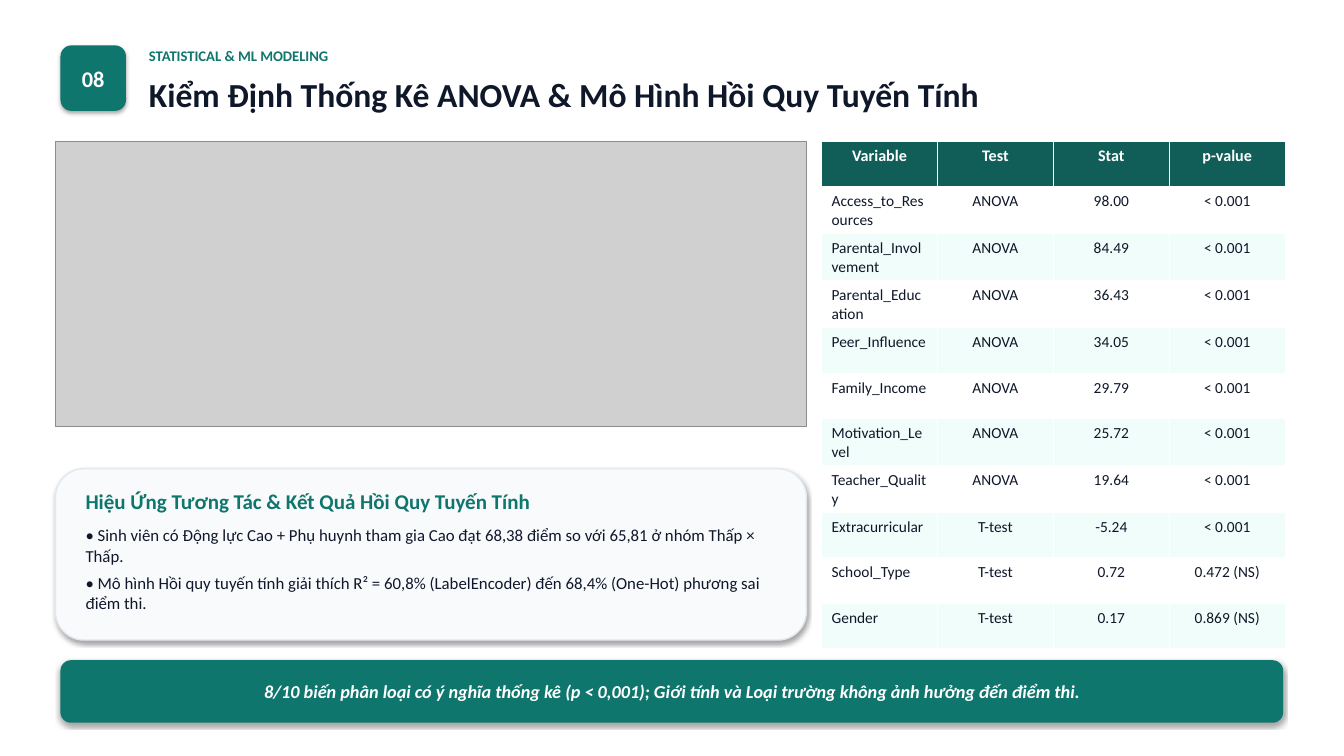
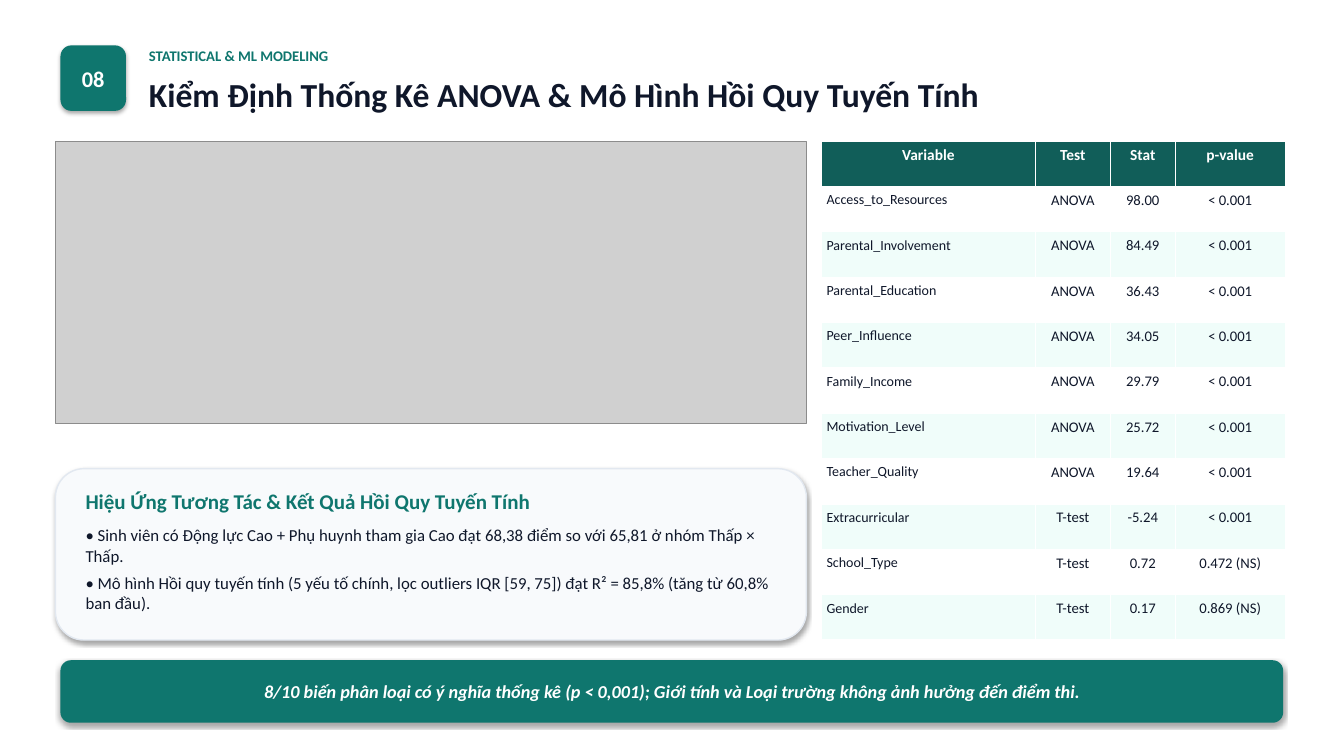
Before and after one commit to baole16/ADY201m, a slide deck: slide 10 of 2_Slide/Slide_VI.pptx. Drawn at 1344x756 pixels with LibreOffice and Linux fonts; fonts in the diff are those of the drawing; grey boxes stand for pictures. Boxes give left, top, right and bottom in pixels: in the first picture for what was removed or moved away, otherwise in the second. Text is boxed around its words. In the diff, an @@ line names an element or a change of style, - is before the commit and + after.

```diff
--- a/2_Slide/Slide_VI.pptx
+++ b/2_Slide/Slide_VI.pptx
@@ table at (822,141,1286,640) @@
@@ size 11.5 to 11 pt in "Variable", "Test", "Stat", "p-value" @@
@@ size 11 to 10 pt in "Access_to_Resources", "Parental_Involvement", "Parental_Education", "Peer_Influence" and 6 more places @@
@@ size 11 to 10.5 pt in "ANOVA", "98.00", "< 0.001", "ANOVA" and 26 more places @@
@@ text at (86,576,769,611): text changed @@
-• Mô hình Hồi quy tuyến tính giải thích R² = 60,8% (LabelEncoder) đến 68,4% (One-Hot) phương sai điểm thi.
+• Mô hình Hồi quy tuyến tính (5 yếu tố chính, lọc outliers IQR [59, 75]) đạt R² = 85,8% (tăng từ 60,8% ban đầu).
```
Also in this commit, not shown: 3 other slides changed, 29 other files.
